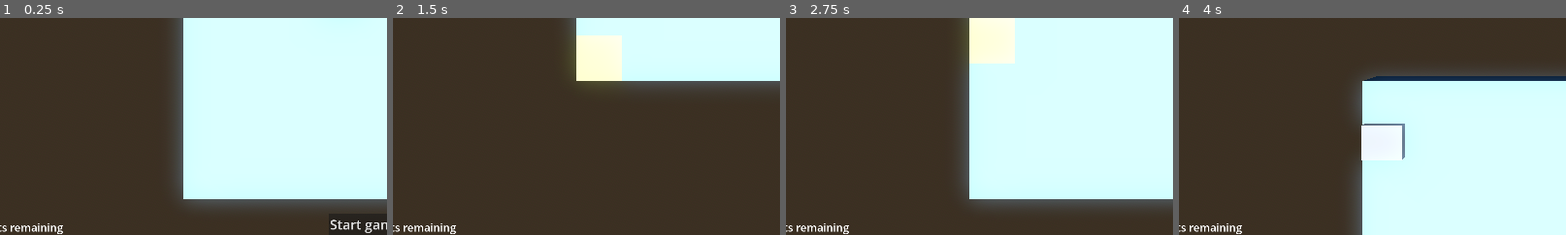
Above: before the commit, frames 1-4 (left to right).
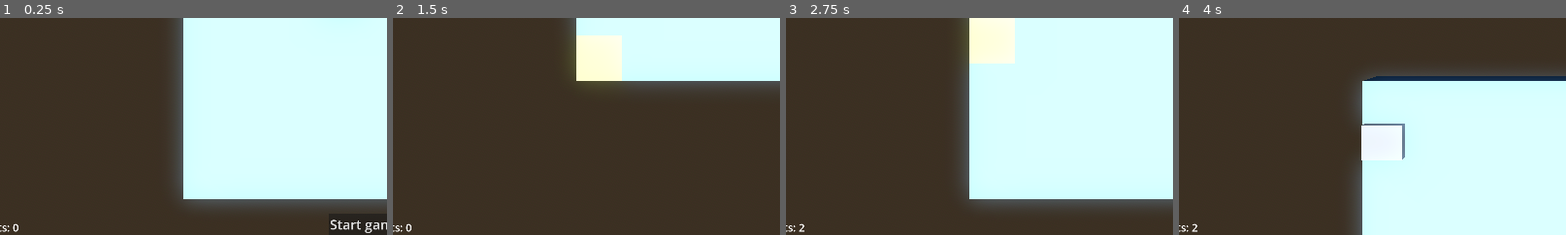
Above: after the commit, the same moments.

Repository: Qwenty228/netcentric
Game: Godot game, scene res://base_level.tscn
Two runs of this game, one before a commit and one after it. Both use one fixed random seed, a clock stepped at 60 frames per second and the inputs below.
Inputs (mouse positions are % of the whole screen's width and height, from its top left):
- Up to frame 1 (0.25 s): no input
- Up to frame 2 (1.5 s): click "Start game" at 0.5 s; tap Enter (switch_board) at 1.25 s; move the mouse to (72, 45) at 1.27 s; tap B (build) at 1.35 s
- Up to frame 3 (2.75 s): click (72, 45) at 1.55 s; move the mouse to (30, 55) at 2.02 s; click (30, 55) at 2.1 s; tap B (build) at 2.3 s
- Up to frame 4 (4 s): tap Space at 2.75 s; move the mouse to (60, 28) at 2.77 s; tap E (attack) at 2.85 s; click (60, 28) at 3.05 s; tap Enter (switch_board) at 3.5 s; move the mouse to (45, 70) at 3.52 s; tap 1 (boat1) at 3.6 s; tap B (build) at 3.8 s
The pictures show only the part of the screen within x 3-53%, y 50-100%; the shares and areas given below are measured in that part.

The runs differ from the first frame. In frame 1, 0.3% of the frame differs, in the area x 2-17%, y 94-100%; in frame 2, 0.3%; in frame 3, 0.3%; in frame 4, 0.3%.

Commit message:
Display remaining boats

Diff:
--- a/base_level.gd
+++ b/base_level.gd
@@ -8,12 +8,13 @@
 @onready var win_label: Label = %WinLabel
 @onready var end_screen: CenterContainer = $MenuScreen/EndScreen
 @onready var start_button: Button = $MenuScreen/StartButton
+@onready var boats_label: Label = $MenuScreen/BoatsLabel
 
 
 var player_board := true
-var player_ships := 4:
+var player_ships := 0:
 	set(ships):
-			player_ships -= ships
+			player_ships += ships
 			if player_ships == 0:
 				end_game(false)
 var opp_ships := 4:
@@ -44,6 +45,8 @@
 	ray_picker_camera.grid_map = player_map
 	build_mode = true
 	attack_mode = false
+	boats_label.text = "Boats: 0"
+
 
 func _process(delta: float) -> void:
 	#switch modes
@@ -85,21 +88,27 @@
 		win_label.text = "git gud"
 
 func _on_opp_hit() -> void:
-	opp_ships = 1
+	opp_ships = -1
 
 func _on_player_hit() -> void:
-	player_ships = 1
+	player_ships = -1
 
 func _on_quit_button_pressed() -> void:
 	get_tree().quit()
 
 func _on_ship_sunk(is_player) -> void:
 	if is_player:
-		player_ships = 1
+		player_ships = -1
+		boats_label.text = "Boats: " + str(player_ships)
 	else:
-		opp_ships = 1
+		opp_ships = -1
 
 func _on_start_button_pressed() -> void:
 	build_mode = false
 	switch_to_opp()
 	start_button.queue_free()
+
+func _on_boat_manager_new_boat() -> void:
+	print("ehllo")
+	player_ships = 1
+	boats_label.text = "Boats: " + str(player_ships)
--- a/base_level.tscn
+++ b/base_level.tscn
@@ -176,7 +176,6 @@
 is_player = true
 
 [node name="BoatManager" parent="PlayerBoard" instance=ExtResource("4_dxq0f")]
-max_b1 = 2
 
 [node name="OppBoard" type="Node3D" parent="."]
 transform = Transform3D(1, 0, 0, 0, 1, 0, 0, 0, 1, 0, 0, 55)
@@ -337,10 +336,10 @@
 
 [connection signal="opp_hit" from="PlayerBoard/GridMap" to="." method="_on_opp_hit"]
 [connection signal="player_hit" from="PlayerBoard/GridMap" to="." method="_on_player_hit"]
-[connection signal="sunk" from="PlayerBoard/GridMap" to="." method="_on_ship_sunk"]
+[connection signal="new_boat" from="PlayerBoard/BoatManager" to="." method="_on_boat_manager_new_boat"]
 [connection signal="ship_sunk" from="PlayerBoard/BoatManager" to="PlayerBoard/GridMap" method="_on_ship_sunk"]
 [connection signal="opp_hit" from="OppBoard/OppMap" to="." method="_on_opp_hit"]
-[connection signal="sunk" from="OppBoard/OppMap" to="." method="_on_ship_sunk"]
+[connection signal="new_boat" from="OppBoard/BoatManager" to="." method="_on_boat_manager_new_boat"]
 [connection signal="ship_sunk" from="OppBoard/BoatManager" to="." method="_on_ship_sunk"]
 [connection signal="pressed" from="MenuScreen/EndScreen/VBoxContainer/QuitButton" to="." method="_on_quit_button_pressed"]
 [connection signal="pressed" from="MenuScreen/StartButton" to="." method="_on_start_button_pressed"]
--- a/boat_manager.gd
+++ b/boat_manager.gd
@@ -1,6 +1,7 @@
 extends Node3D
 signal ship_sunk
 signal all_sunk
+signal new_boat
 
 @export var boat_1: PackedScene
 @export var boat_4: PackedScene
@@ -22,7 +23,9 @@
 
 var boats:= 0:
 	set(boat):
-		boats -= boat
+		boats += boat
+		if boat > 0:
+			new_boat.emit()
 		if boats == 0:
 			all_sunk.emit()
 		else:
@@ -62,8 +65,11 @@
 func fix_boat(boat: Node3D) -> void:
 	if boat.units == 4:
 		max_b4 -= 1
+
+		boats = 1
 	if boat.units == 1:
 		max_b1 -= 1
+		boats = 1
 
 func delete_boat(boat_position: Vector3) -> void:
 	for child in get_children():
@@ -87,4 +93,4 @@
 	#check if sunk
 	if boat.hit.all():
 		boat.queue_free()
-		boats = 1
+		boats = -1
--- a/grid_map.gd
+++ b/grid_map.gd
@@ -1,7 +1,7 @@
 extends GridMap
 signal player_hit
 signal opp_hit
-signal sunk(is_player)
+
 
 @export var is_player: bool
 
@@ -16,4 +16,5 @@
 
 
 func _on_ship_sunk() -> void:
-	sunk.emit(is_player)
+	#play animation
+	pass
